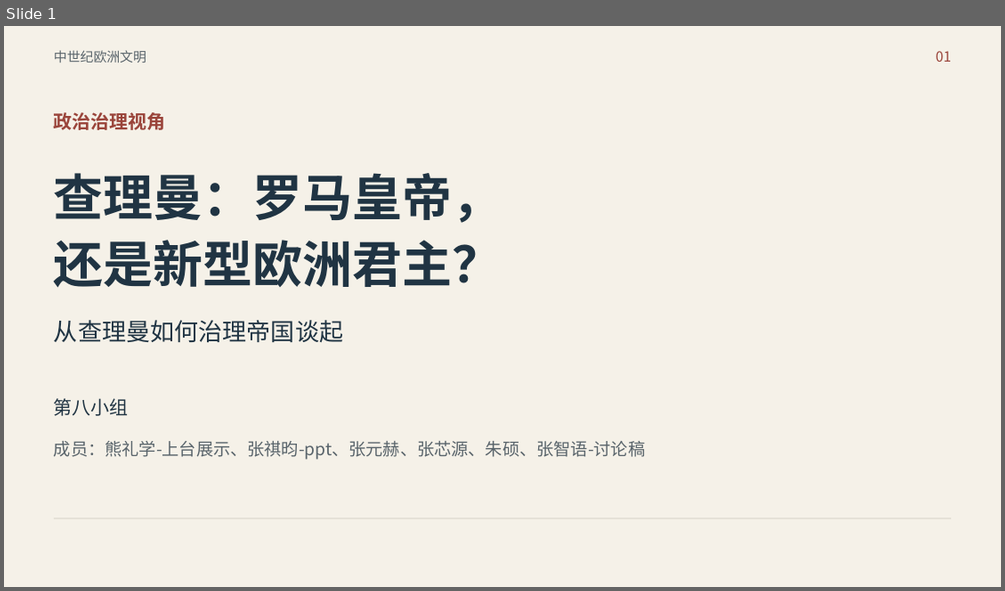
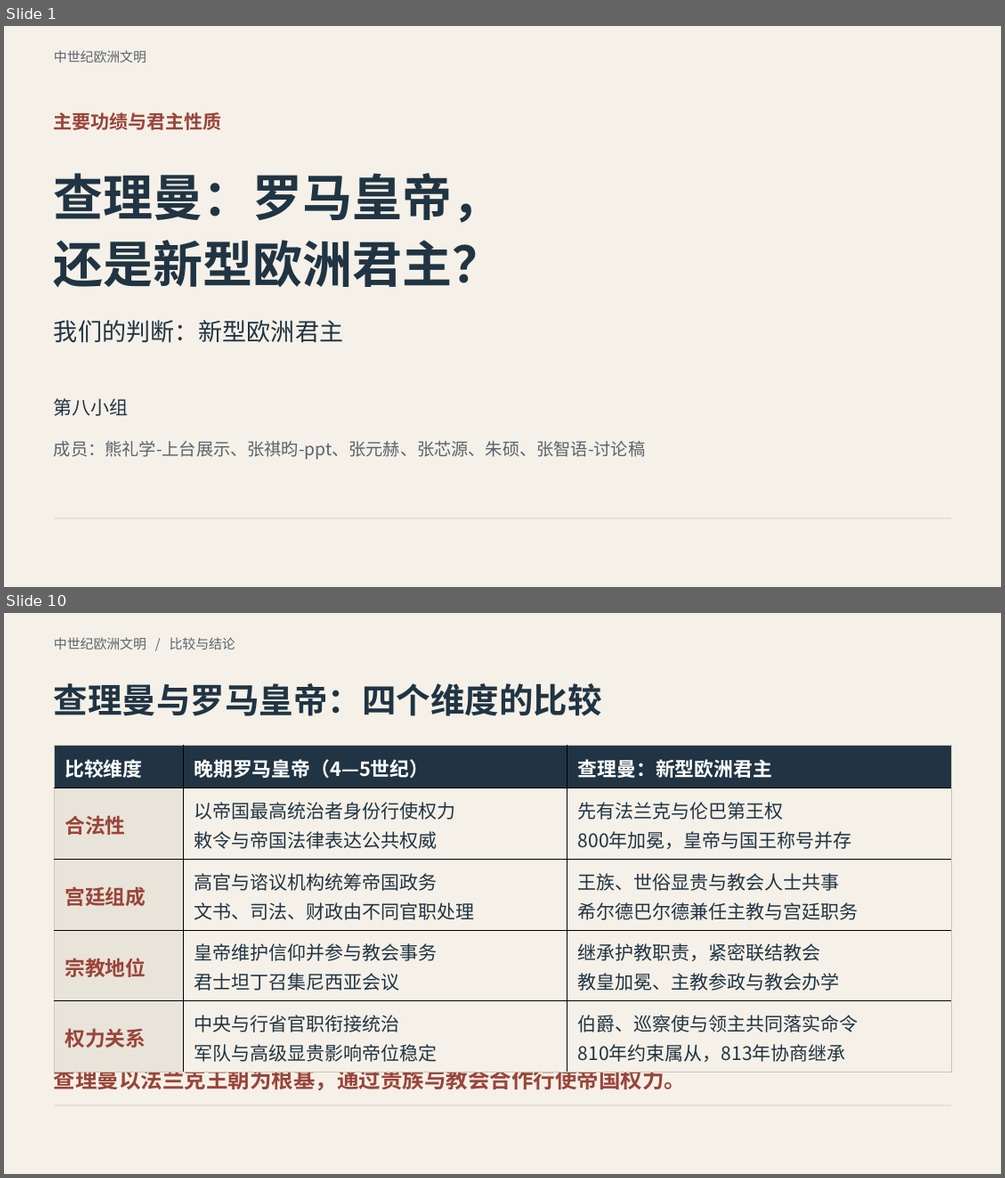
Before and after one commit to mimiqi/FDU-GECC10068-MedievalEuropeanCivilization, a slide deck: 讨论课/交付文件/查理曼_ppt.pptx. Shown one above the other, each under a label of ours: slide 1 before the commit, slides 1 and 10 after it; the slides between them are not shown. The pictures are 1005x591 and 1005x1178 pixels, drawn with LibreOffice and Linux fonts; fonts in the diff are those of the drawing. Boxes give left, top, right and bottom in pixels: in the first picture for what was removed or moved away, otherwise in the second. Text is boxed around its words. In the diff, an @@ line names an element or a change of style, - is before the commit and + after.

Commit message:
docs: 明确查理曼君主性质并补充与罗马皇帝的四维比较

```diff
--- a/讨论课/交付文件/查理曼_ppt.pptx
+++ b/讨论课/交付文件/查理曼_ppt.pptx
@@ slide 10 added at <box>4,613,1001,1174</box>, background #F5F1E8 @@
@@ text added at <box>54,637,235,649</box>, 12.8 pt, text #59646B @@
+中世纪欧洲文明 / 比较与结论
@@ text added at <box>54,683,602,716</box>, 33 pt, text #203443, bold @@
+查理曼与罗马皇帝：四个维度的比较
@@ table added at <box>54,746,952,1065</box>, 5 rows, 3 columns @@
+比较维度 | 晚期罗马皇帝（4—5世纪） | 查理曼：新型欧洲君主
+合法性 | 以帝国最高统治者身份行使权力 / 敕令与帝国法律表达公共权威 | 先有法兰克与伦巴第王权 / 800年加冕，皇帝与国王称号并存
+宫廷组成 | 高官与谘议机构统筹帝国政务 / 文书、司法、财政由不同官职处理 | 王族、世俗显贵与教会人士共事 / 希尔德巴尔德兼任主教与宫廷职务
+宗教地位 | 皇帝维护信仰并参与教会事务 / 君士坦丁召集尼西亚会议 | 继承护教职责，紧密联结教会 / 教皇加冕、主教参政与教会办学
+权力关系 | 中央与行省官职衔接统治 / 军队与高级显贵影响帝位稳定 | 伯爵、巡察使与领主共同落实命令 / 810年约束属从，813年协商继承
@@ text added at <box>54,1065,687,1090</box>, 21 pt, text #9A443A, bold @@
+查理曼以法兰克王朝为根基，通过贵族与教会合作行使帝国权力。
@@ line added from (54, 1105) to (952, 1105), #C9C4B9 0.75 pt @@
@@ slide 1 changed as well @@
@@ text removed at <box>936,51,951,62</box> @@
-01
@@ text at <box>54,112,222,130</box>: text changed @@
-政治治理视角
+主要功绩与君主性质
@@ text at <box>54,320,343,343</box>: text changed @@
-从查理曼如何治理帝国谈起
+我们的判断：新型欧洲君主
```
Also in this commit, not shown: 7 other slides changed, 2 other slides added, 3 slides removed, 1 other file.
